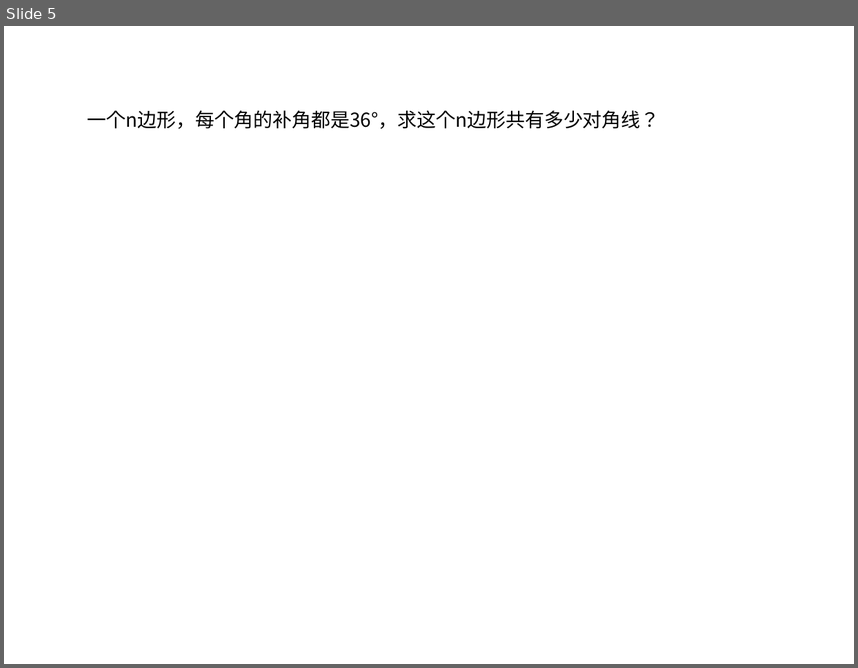
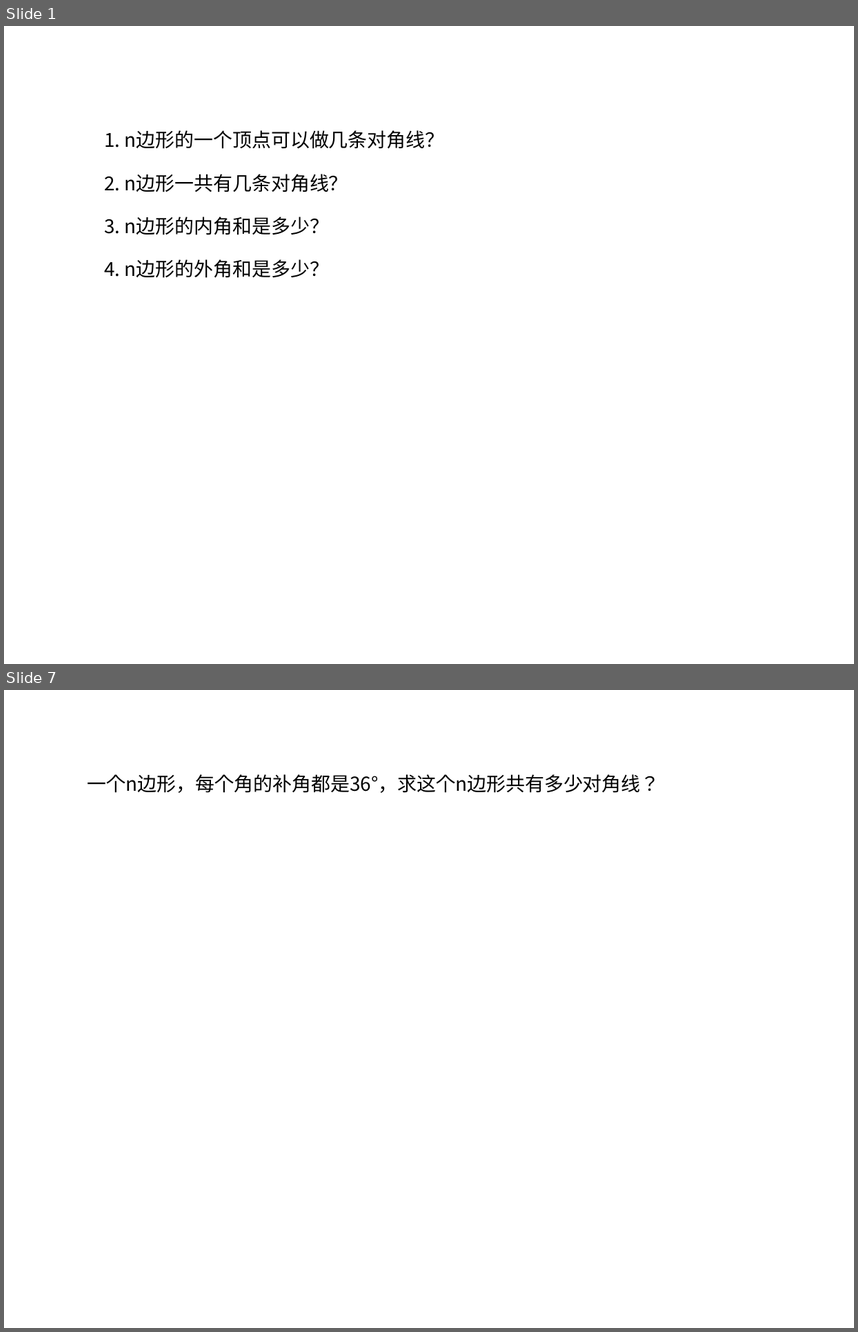
Before and after one commit to ericzhang/english-math, a slide deck: math/grade-7-上/7上数学北师大版-unit-4-基本平面图形/7年级北师大版数学上册-unit-4-基本平面图形-1.ppt. Shown one above the other, each under a label of ours: slide 5 before the commit, slides 1 and 7 after it; the slides between them are not shown. The pictures are 858x668 and 858x1332 pixels, drawn with LibreOffice and Linux fonts; fonts in the diff are those of the drawing. Boxes give left, top, right and bottom in pixels: in the first picture for what was removed or moved away, otherwise in the second. Text is boxed around its words. In the diff, an @@ line names an element or a change of style, - is before the commit and + after.

```diff
--- a/math/grade-7-上/7上数学北师大版-unit-4-基本平面图形/7年级北师大版数学上册-unit-4-基本平面图形-1.ppt
+++ b/math/grade-7-上/7上数学北师大版-unit-4-基本平面图形/7年级北师大版数学上册-unit-4-基本平面图形-1.ppt
@@ slide 1 added at (x1=4, y1=26, x2=854, y2=664), background #FFFFFF @@
@@ text added at (x1=104, y1=130, x2=444, y2=278), 18 pt, text #000000 @@
+1. n边形的一个顶点可以做几条对角线？
+2. n边形一共有几条对角线？
+3. n边形的内角和是多少？
+4. n边形的外角和是多少？
@@ what was slide 5 is now slide 7 @@
```
Also in this commit, not shown: 1 slide changed, 1 other slide added, 2 other files.
